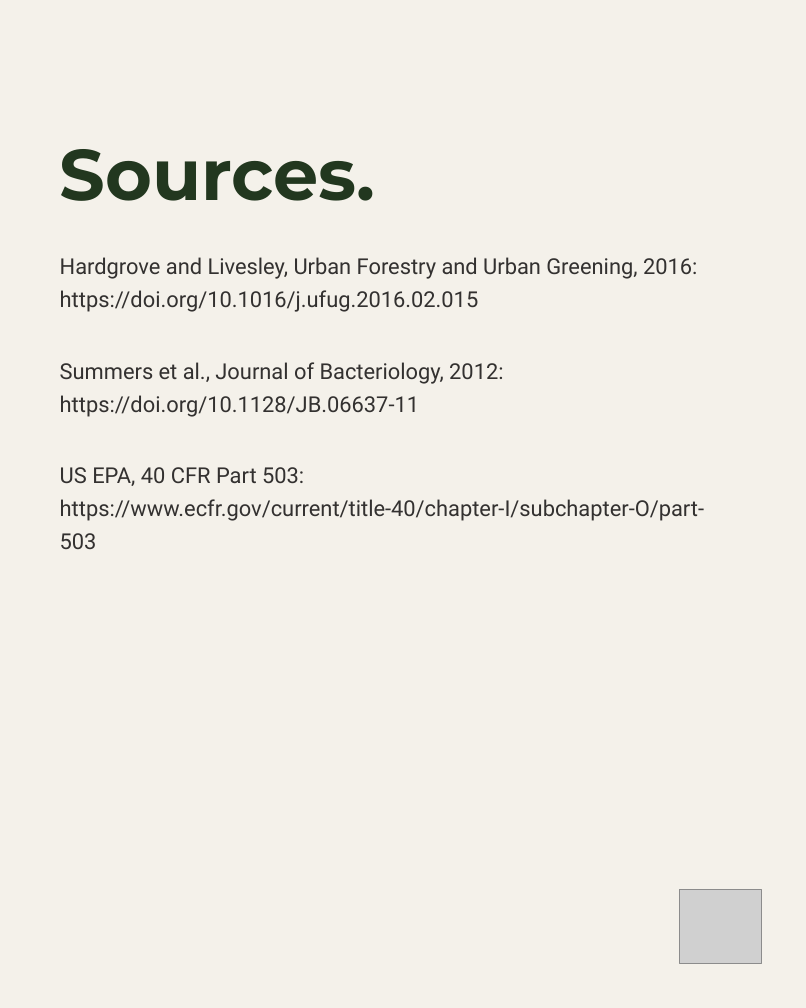
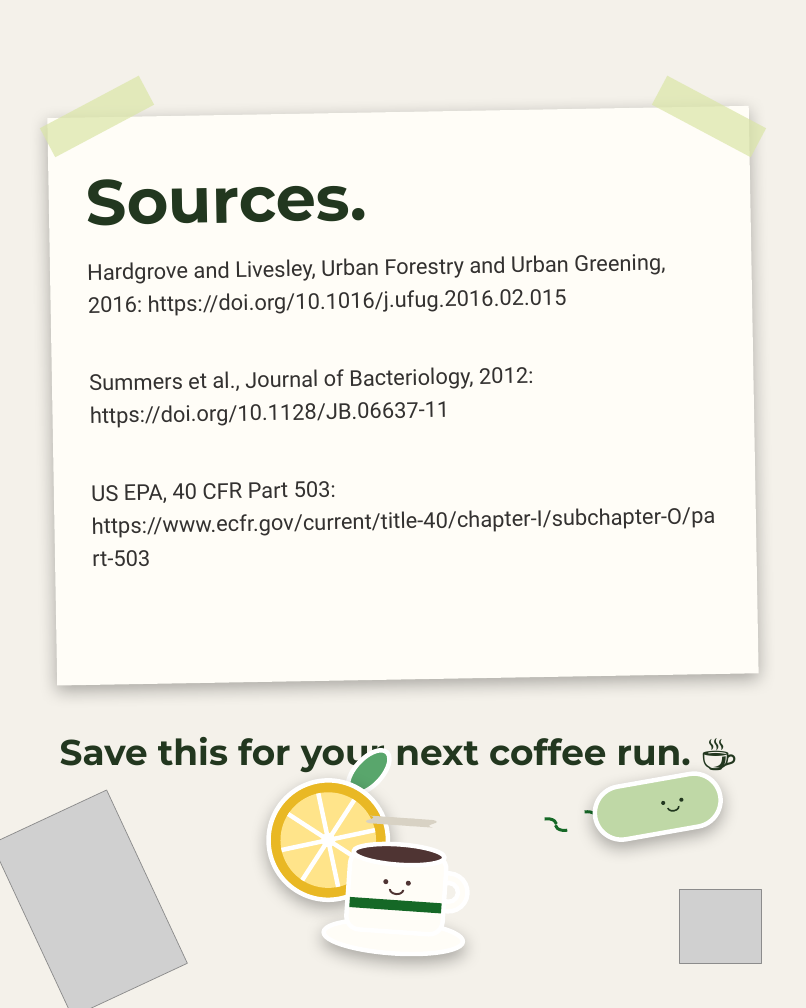
Before and after one commit to linneamoritznyc/SFW-SocialMedia, a slide deck: slide 7 of templates/posts/october/01-10-2026-thu-ig-coffee-myth.pptx. Drawn at 806x1008 pixels with LibreOffice and Linux fonts; fonts in the diff are those of the drawing; grey boxes stand for pictures; background and template pictures are left out. Boxes give left, top, right and bottom in pixels: in the first picture for what was removed or moved away, otherwise in the second. Text is boxed around its words. In the diff, an @@ line names an element or a change of style, - is before the commit and + after.

```diff
--- a/templates/posts/october/01-10-2026-thu-ig-coffee-myth.pptx
+++ b/templates/posts/october/01-10-2026-thu-ig-coffee-myth.pptx
@@ rectangle added at box(40, 76, 154, 158), fill #DBE6A7 at 70% opacity @@
@@ rectangle added at box(651, 76, 766, 158), fill #DBE6A7 at 70% opacity @@
@@ rectangle added at box(47, 106, 759, 685), fill #FFFDF7 @@
@@ text "Sources.": place and size @@
-text "Sources." at box(60, 149, 376, 201)
+text "Sources." at box(87, 179, 368, 226)
@@ text "Sources." at box(87, 179, 368, 226): size 72 to 64 pt; vertical alignment top to middle; rotation 0 to 359 degrees @@
@@ text "Hardgrove and Livesley, Urban Forestry ...": place and size @@
-text "Hardgrove and Livesley, Urban Forestry ..." at box(60, 257, 697, 312)
+text "Hardgrove and Livesley, Urban Forestry ..." at box(87, 254, 665, 316)
@@ text "Summers et al., Journal of ...": place and size @@
-text "Summers et al., Journal of ..." at box(60, 362, 503, 417)
+text "Summers et al., Journal of ..." at box(89, 367, 533, 428)
@@ rotation 0 to 359 degrees in 3 elements at box(87, 254, 665, 316), box(89, 367, 533, 428), box(91, 481, 715, 566) @@
@@ text "US EPA, 40 CFR Part ...": place and size @@
-text "US EPA, 40 CFR Part ..." at box(60, 467, 704, 549)
+text "US EPA, 40 CFR Part ..." at box(91, 481, 715, 566)
@@ text added at box(60, 737, 691, 774), 36 pt, text #22371F, bold @@
+Save this for your next coffee run. ☕
@@ picture added at box(0, 790, 187, 1008) @@
@@ group added at box(534, 769, 725, 843): 3 arc (boxed as its full ellipse)s, 2 ellipses, 1 rounded rectangle, 1 arch (boxed as its full ring) @@
@@ group added at box(258, 743, 399, 911): 4 ellipses, 4 rectangles @@
@@ group added at box(323, 815, 468, 958): 4 ellipses, 3 waves, 1 donut, 1 rounded rectangle, 1 rectangle, 1 arch (boxed as its full ring) @@
```
Also in this commit, not shown: 5 other slides changed, 1 slide added, 1 slide removed, 15 other files.
